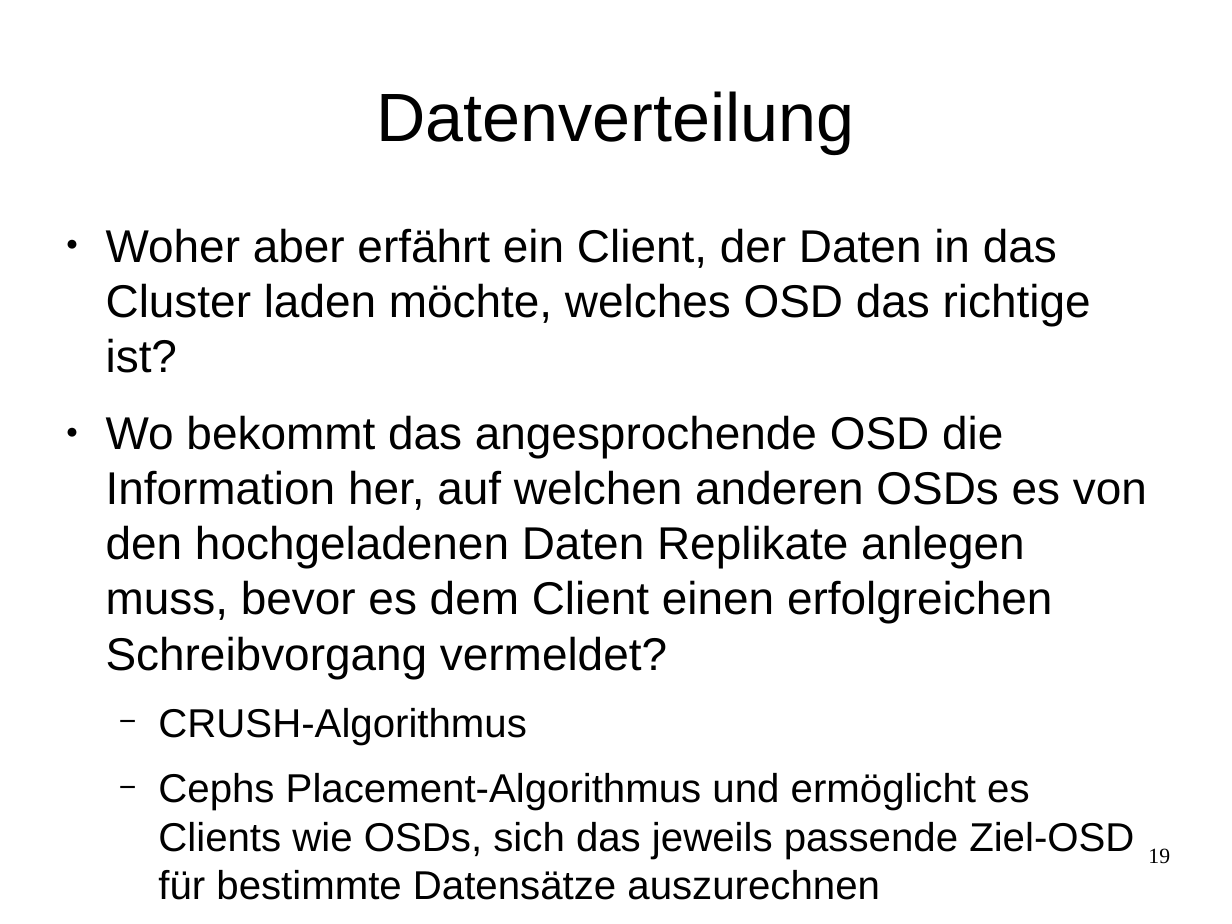
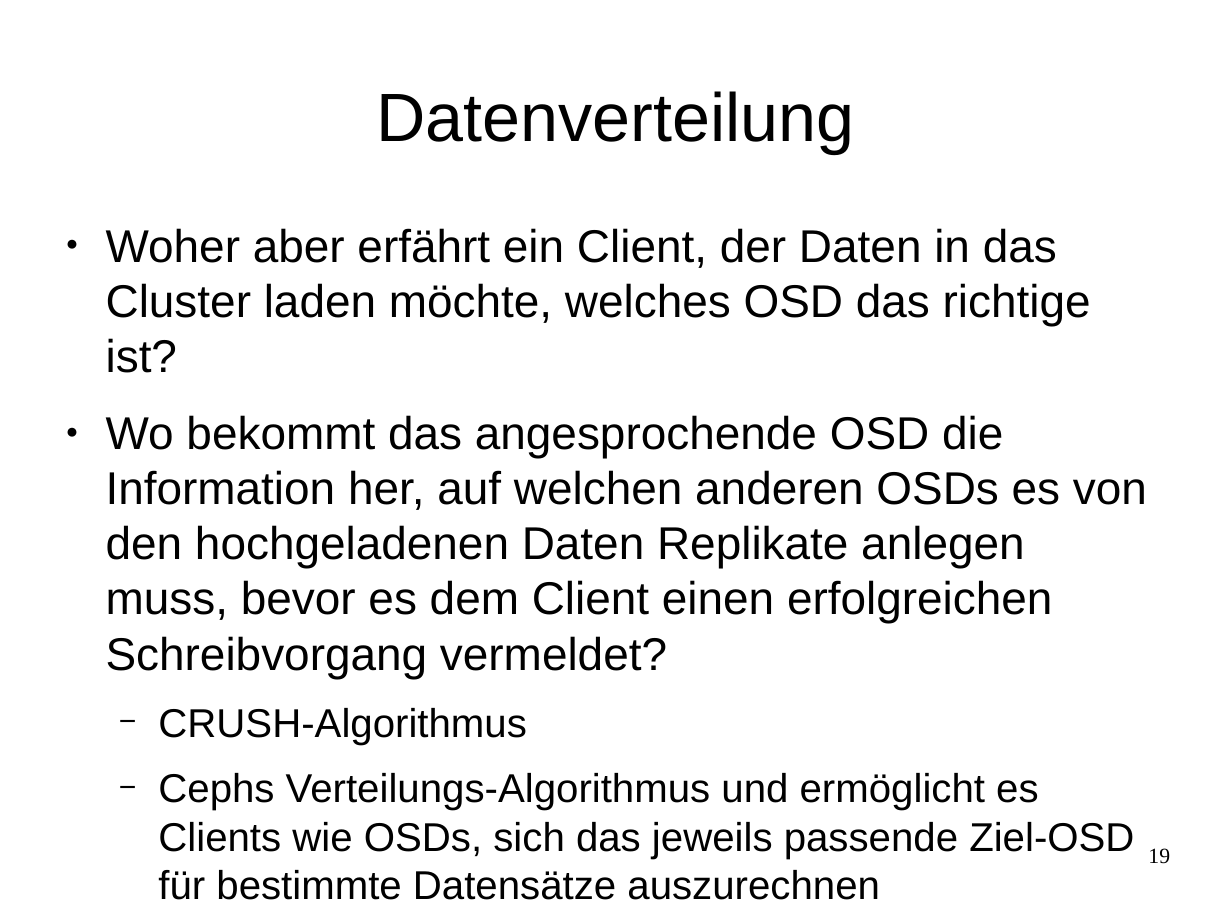
Before and after one commit to celentanos/inora, a slide deck: slide 19 of inora_vortrag_M.odp. Drawn at 1232x924 pixels with LibreOffice and Linux fonts; fonts in the diff are those of the drawing. Boxes give left, top, right and bottom in pixels: in the first picture for what was removed or moved away, otherwise in the second. Text is boxed around its words. In the diff, an @@ line names an element or a change of style, - is before the commit and + after.

```diff
--- a/inora_vortrag_M.odp
+++ b/inora_vortrag_M.odp
@@ text at [158, 773, 1134, 900]: text changed @@
-  − Cephs Placement-Algorithmus und ermöglicht es Clients wie OSDs, sich das jeweils passende Ziel-OSD für bestimmte Datensätze auszurechnen
+  − Cephs Verteilungs-Algorithmus und ermöglicht es Clients wie OSDs, sich das jeweils passende Ziel-OSD für bestimmte Datensätze auszurechnen
```
Also in this commit, not shown: 6 other slides changed, 2 other files.
